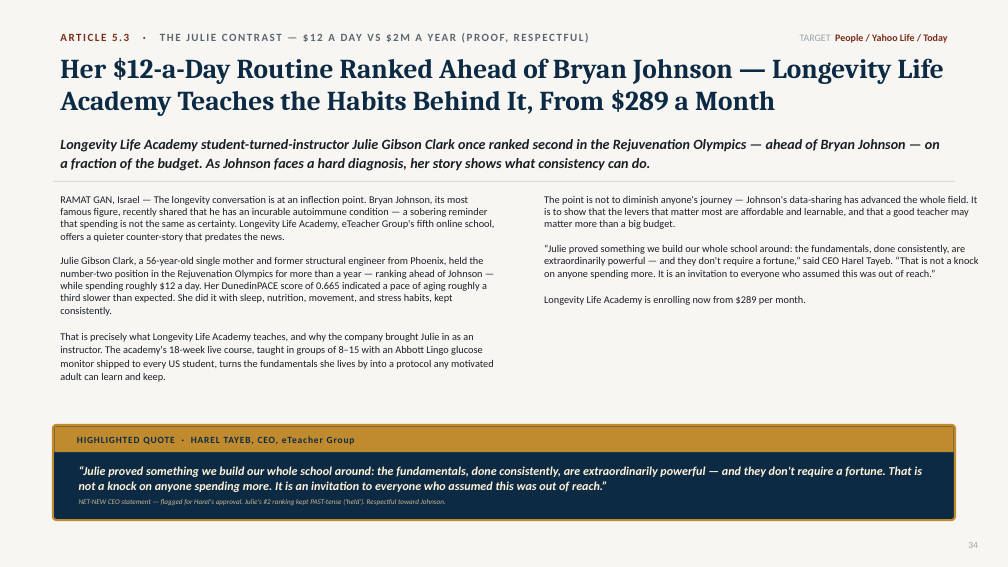
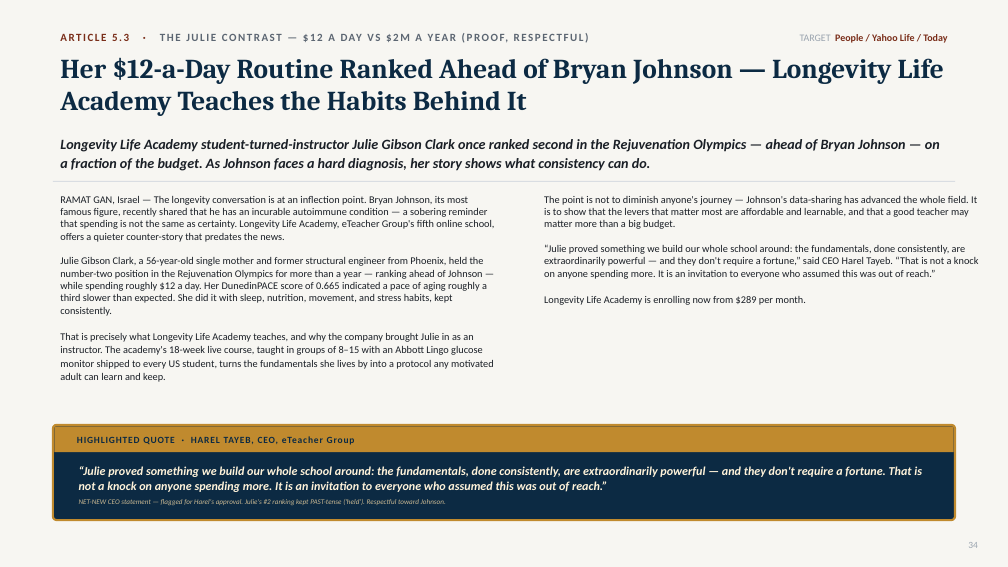
Before and after one commit to gitteromri-ux/eteacher-longevity-pr-campaign, a slide deck: slide 34 of eTeacher_Longevity_PR_Campaign.pptx. Drawn at 1008x567 pixels with LibreOffice and Linux fonts; fonts in the diff are those of the drawing. Boxes give left, top, right and bottom in pixels: in the first picture for what was removed or moved away, otherwise in the second. Text is boxed around its words. In the diff, an @@ line names an element or a change of style, - is before the commit and + after.

```diff
--- a/eTeacher_Longevity_PR_Campaign.pptx
+++ b/eTeacher_Longevity_PR_Campaign.pptx
@@ text at (60,58,944,116): text changed @@
-Her $12-a-Day Routine Ranked Ahead of Bryan Johnson — Longevity Life Academy Teaches the Habits Behind It, From $289 a Month
+Her $12-a-Day Routine Ranked Ahead of Bryan Johnson — Longevity Life Academy Teaches the Habits Behind It
```
Also in this commit, not shown: 3 other slides changed, 1 other file.
